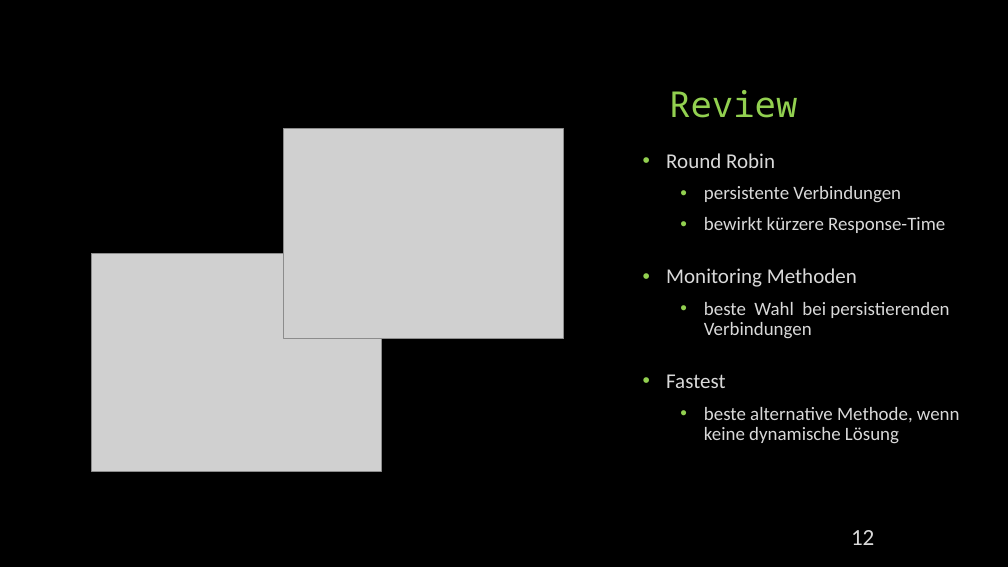
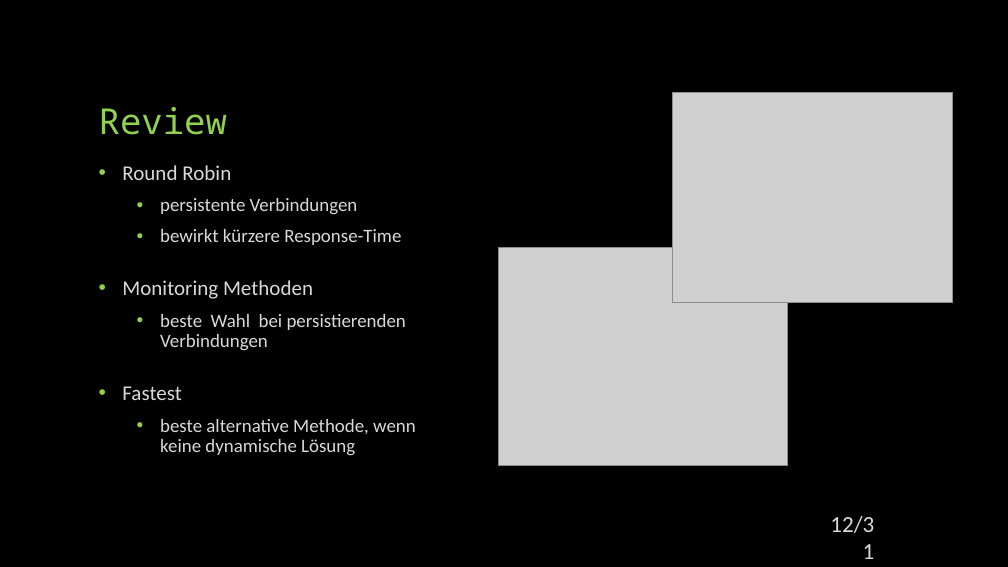
Before and after one commit to mseidl-tgm/1stRow4BHIT, a slide deck: slide 12 of DEZSYS/DEZSYS_LoadBalancing_Präsentation/Load Balancing.pptx. Drawn at 1008x567 pixels with LibreOffice and Linux fonts; fonts in the diff are those of the drawing; grey boxes stand for pictures. Boxes give left, top, right and bottom in pixels: in the first picture for what was removed or moved away, otherwise in the second. Text is boxed around its words. In the diff, an @@ line names an element or a change of style, - is before the commit and + after.

```diff
--- a/DEZSYS/DEZSYS_LoadBalancing_Präsentation/Load Balancing.pptx
+++ b/DEZSYS/DEZSYS_LoadBalancing_Präsentation/Load Balancing.pptx
@@ title "Review": place and size @@
-title "Review" at [669, 90, 797, 118]
+title "Review" at [99, 107, 227, 135]
@@ picture: place and size @@
-picture at [284, 129, 563, 339]
+picture at [673, 92, 953, 302]
@@ text "Round Robin": place and size @@
-text "Round Robin" at [666, 153, 960, 444]
+text "Round Robin" at [122, 165, 416, 456]
@@ picture: place and size @@
-picture at [91, 254, 381, 472]
+picture at [498, 248, 788, 466]
@@ page number at [830, 516, 874, 533]: text changed @@
-12
+12/31
```
Also in this commit, not shown: 21 other slides changed, 10 other files.
